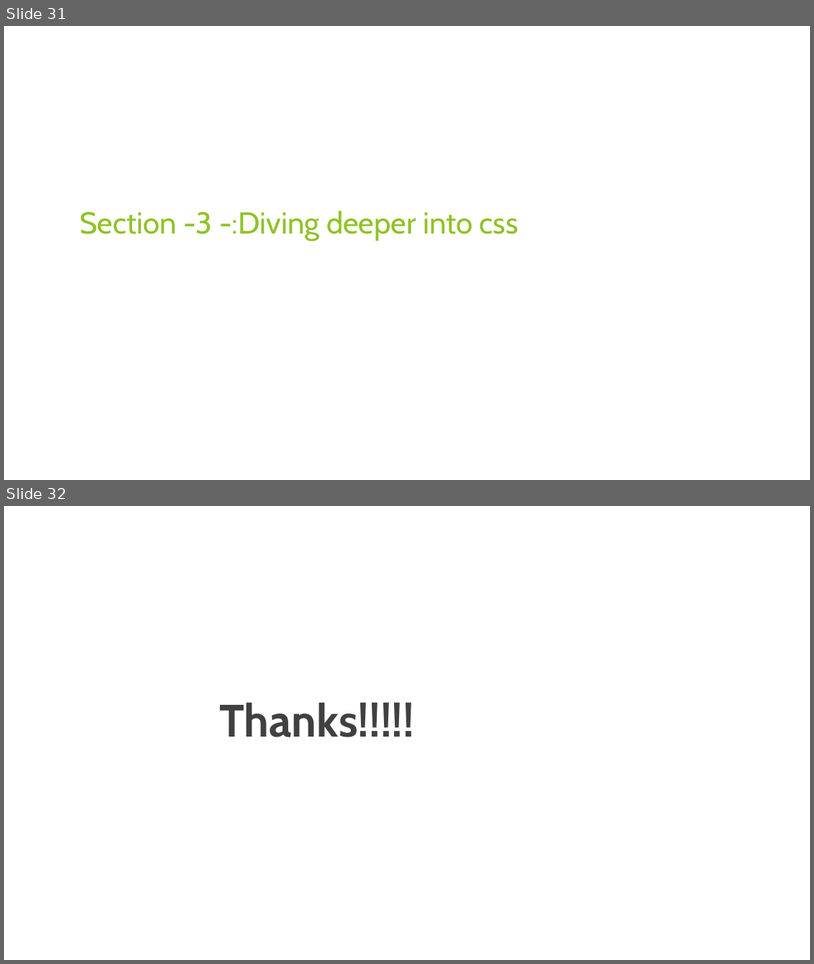
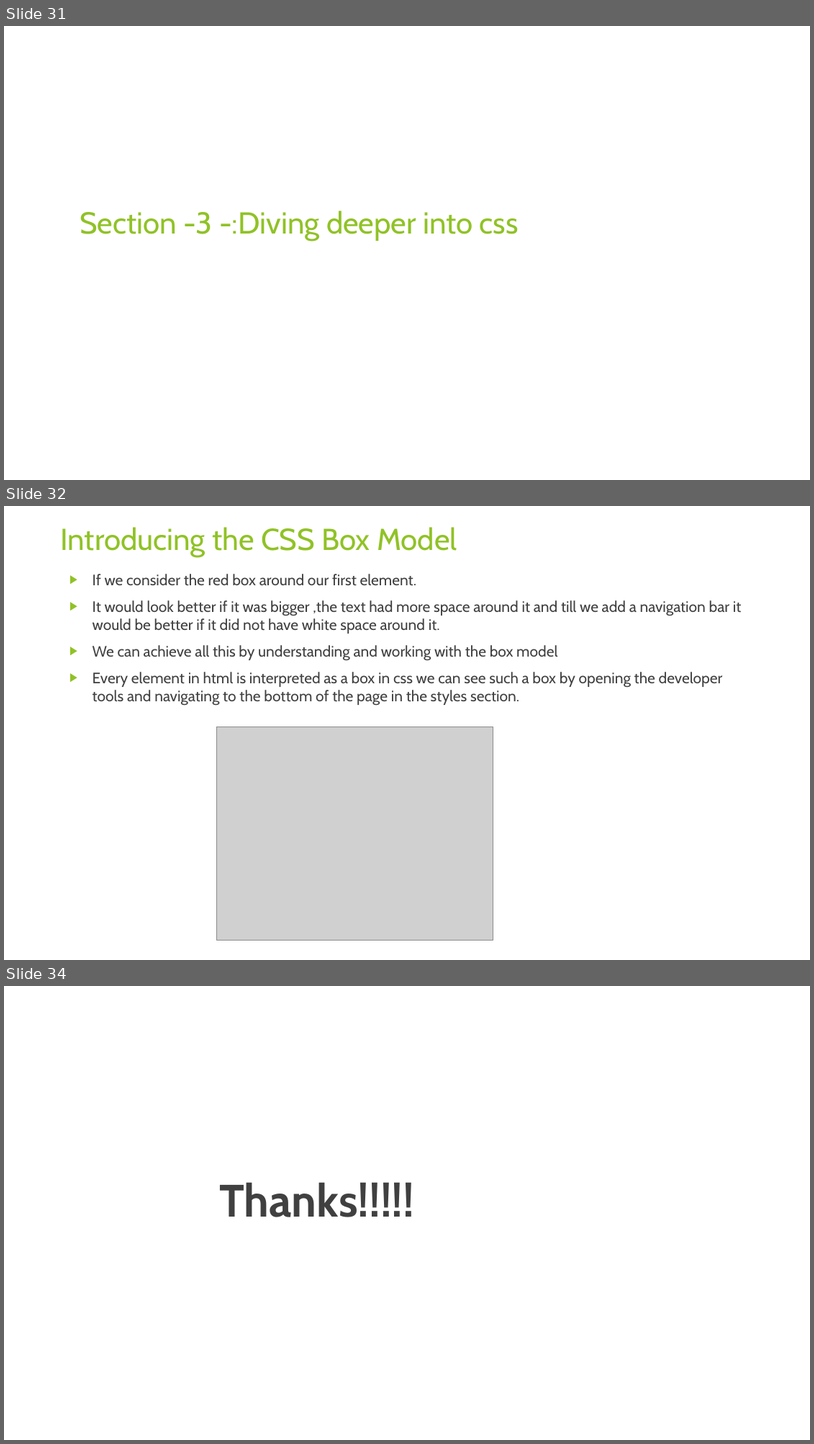
Before and after one commit to rudhrainfogain/CSS, a slide deck: PPT/Css-v3.pptx. Shown one above the other, each under a label of ours: slides 31 and 32 before the commit, slides 31, 32 and 34 after it; the slides between them are not shown. The pictures are 814x964 and 814x1444 pixels, drawn with LibreOffice and Linux fonts; fonts in the diff are those of the drawing; grey boxes stand for pictures. Boxes give left, top, right and bottom in pixels: in the first picture for what was removed or moved away, otherwise in the second. Text is boxed around its words. In the diff, an @@ line names an element or a change of style, - is before the commit and + after.

Commit message:
Introducing the CSS Box Model

```diff
--- a/PPT/Css-v3.pptx
+++ b/PPT/Css-v3.pptx
@@ slide 32 added at box(4, 506, 810, 960), background #FFFFFF @@
@@ title added at box(60, 527, 457, 557), 36 pt, text #90C226 @@
+Introducing the CSS Box Model
@@ text added at box(93, 574, 742, 705), 18 pt, text #404040 @@
+▶ If we consider the red box around our first element.
+▶ It would look better if it was bigger ,the text had more space around it and till we add a navigation bar it would be better if it did not have white space around it.
+▶ We can achieve all this by understanding and working with the box model
+▶ Every element in html is interpreted as a box in css we can see such a box by opening the developer tools and navigating to the bottom of the page in the styles section.
@@ picture added at box(216, 727, 494, 939) @@
@@ what was slide 32 is now slide 34 @@
```
Also in this commit, not shown: 1 other slide added.
